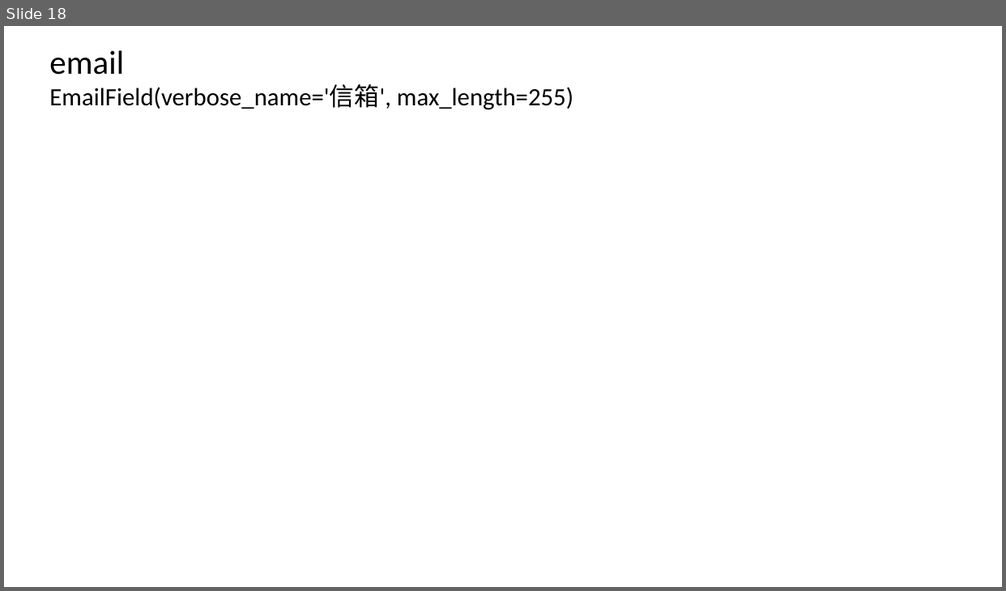
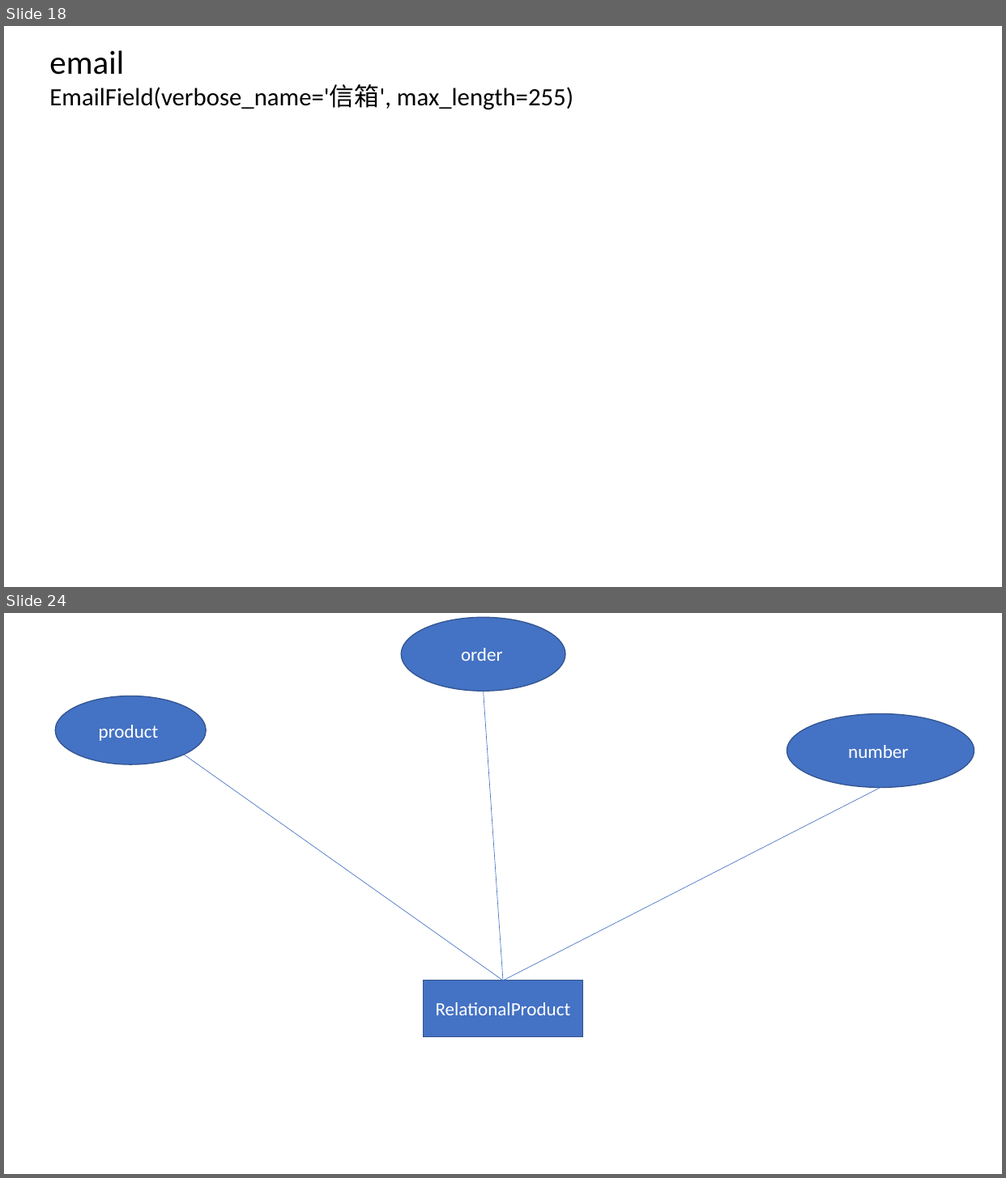
Before and after one commit to LouisLin511986/Django-eCommerce-tenant, a slide deck: model_set.pptx. Shown one above the other, each under a label of ours: slide 18 before the commit, slides 18 and 24 after it; the slides between them are not shown. The pictures are 1006x591 and 1006x1178 pixels, drawn with LibreOffice and Linux fonts; fonts in the diff are those of the drawing. Boxes give left, top, right and bottom in pixels: in the first picture for what was removed or moved away, otherwise in the second. Text is boxed around its words. In the diff, an @@ line names an element or a change of style, - is before the commit and + after.

```diff
--- a/model_set.pptx
+++ b/model_set.pptx
@@ slide 24 added at [4,613,1002,1174], background #FFFFFF @@
@@ ellipse added at [402,618,565,691], fill #4472C4, outline #325491 1 pt, 18 pt, text #FFFFFF @@
+order
@@ ellipse added at [55,696,206,765], fill #4472C4, outline #325491 1 pt, 18 pt, text #FFFFFF @@
+product
@@ line added from (484, 691) to (503, 981), #4472C4 0.5 pt @@
@@ ellipse added at [787,714,974,787], fill #4472C4, outline #325491 1 pt, 18 pt, text #FFFFFF @@
+number
@@ line added from (184, 755) to (503, 981), #4472C4 0.5 pt @@
@@ line added from (880, 787) to (503, 981), #4472C4 0.5 pt @@
@@ rectangle added at [424,981,582,1037], fill #4472C4, outline #325491 1 pt, 18 pt, text #FFFFFF @@
+RelationalProduct
```
Also in this commit, not shown: 3 slides changed, 6 other slides added, 35 other files.
